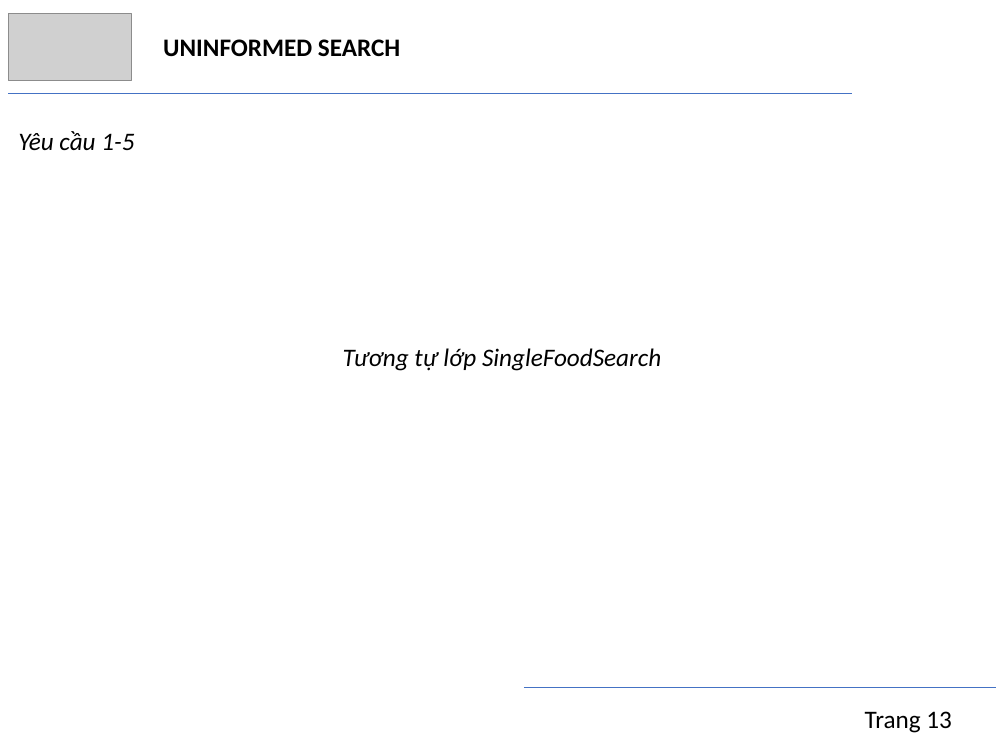
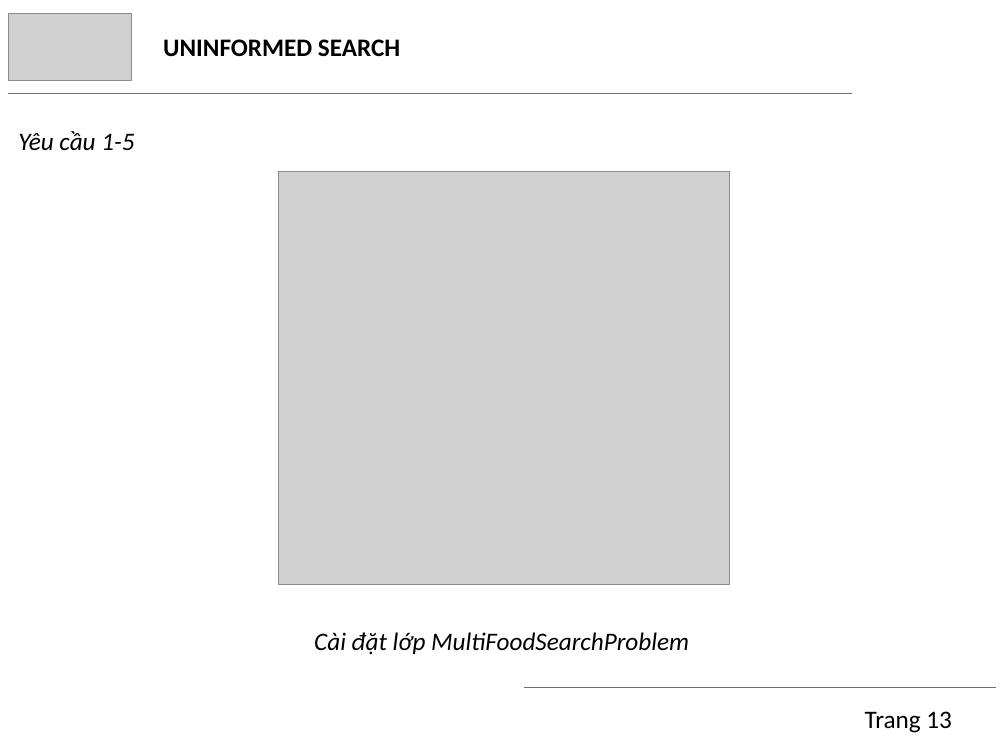
Before and after one commit to trngbro/AI, a slide deck: slide 13 of present/presentation.pptx. Drawn at 1008x756 pixels with LibreOffice and Linux fonts; fonts in the diff are those of the drawing; grey boxes stand for pictures. Boxes give left, top, right and bottom in pixels: in the first picture for what was removed or moved away, otherwise in the second. Text is boxed around its words. In the diff, an @@ line names an element or a change of style, - is before the commit and + after.

```diff
--- a/present/presentation.pptx
+++ b/present/presentation.pptx
@@ picture added at [278,171,730,585] @@
@@ text at [314,632,689,655]: text changed @@
-Tương tự lớp SingleFoodSearch
+Cài đặt lớp MultiFoodSearchProblem
```
Also in this commit, not shown: 12 other slides changed.
